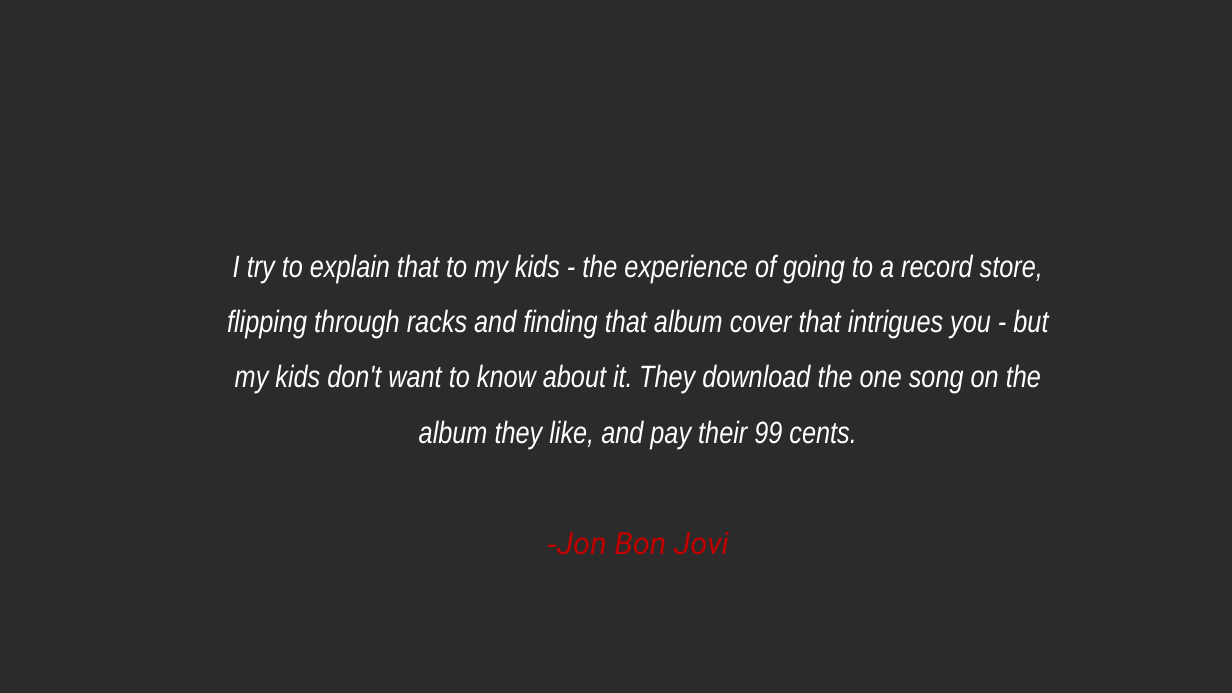
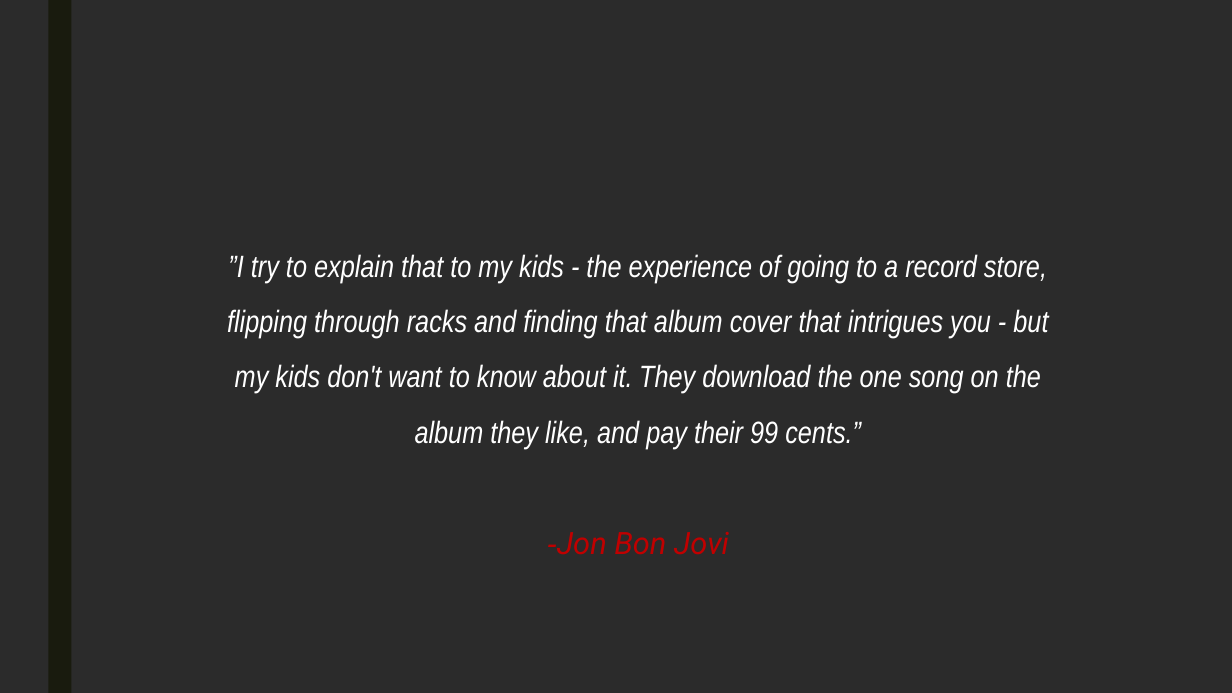
Before and after one commit to sabinabains/dsc-capstone, a slide deck: slide 2 of predicting_song_popularity_by_album_artwork.pptx. Drawn at 1232x693 pixels with LibreOffice and Linux fonts; fonts in the diff are those of the drawing; background and template pictures are left out; a plain dark background stands for a picture behind light text. Boxes give left, top, right and bottom in pixels: in the first picture for what was removed or moved away, otherwise in the second. Text is boxed around its words. In the diff, an @@ line names an element or a change of style, - is before the commit and + after.

Commit message:
ppt updates

```diff
--- a/predicting_song_popularity_by_album_artwork.pptx
+++ b/predicting_song_popularity_by_album_artwork.pptx
@@ rectangle removed at [0, 0, 1232, 693] @@
@@ rectangle removed at [48, 0, 71, 693] @@
@@ rectangle added at [48, 0, 71, 693], fill #191B0E @@
@@ text at [227, 254, 1048, 449]: text changed @@
-I try to explain that to my kids - the experience of going to a record store, flipping through racks and finding that album cover that intrigues you - but my kids don't want to know about it. They download the one song on the album they like, and pay their 99 cents.
+”I try to explain that to my kids - the experience of going to a record store, flipping through racks and finding that album cover that intrigues you - but my kids don't want to know about it. They download the one song on the album they like, and pay their 99 cents.”
```
Also in this commit, not shown: 6 other slides changed.
